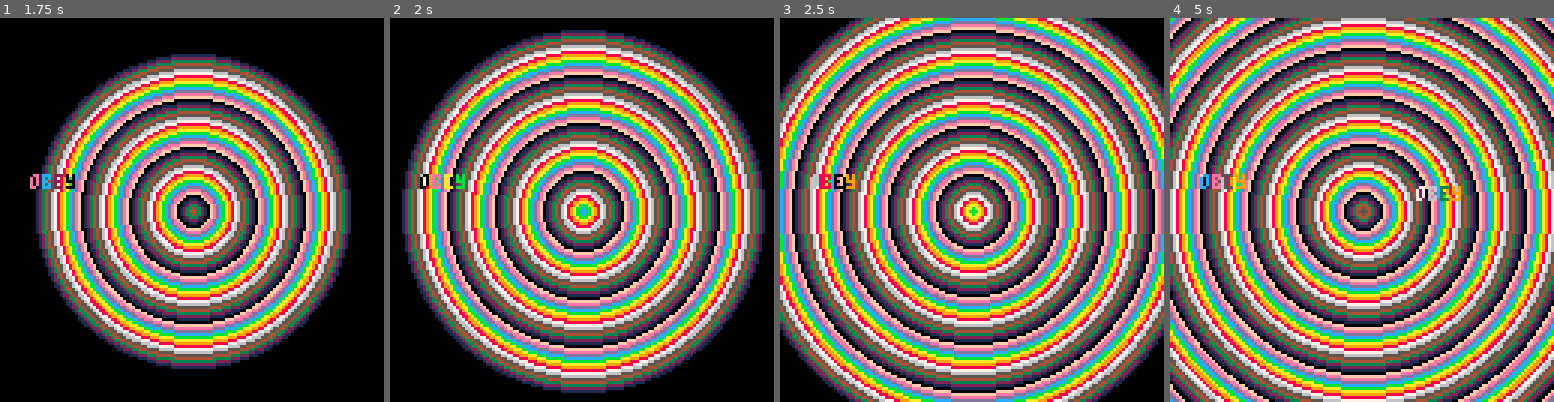
Above: before the commit, frames 1-4 (left to right).
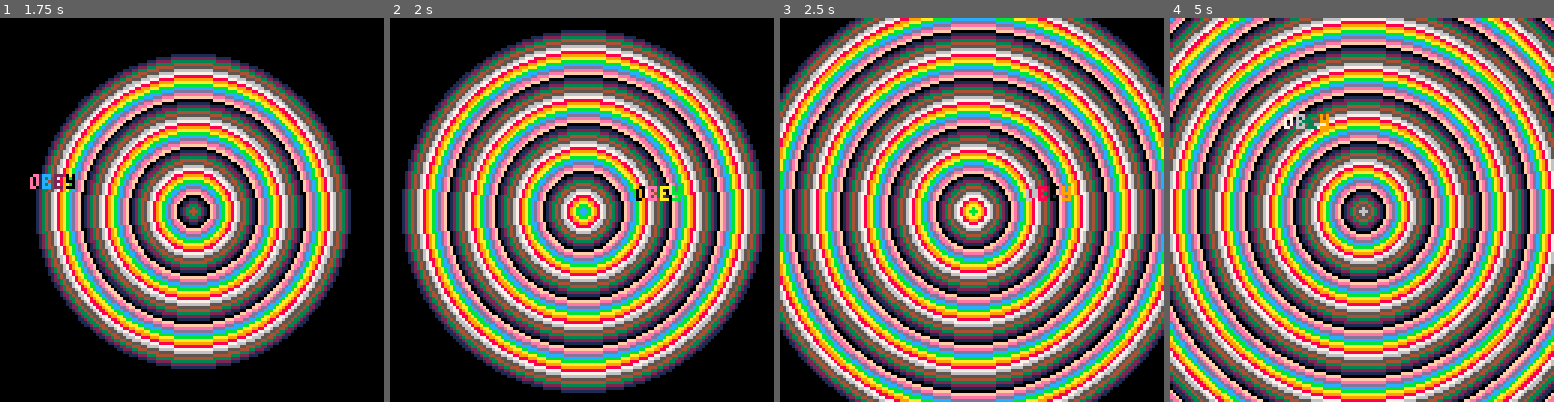
Above: after the commit, the same moments.

Repository: uvehj/pico8-practice
Game: PICO-8 cartridge files/circles.p8
Same seed, same stepped clock (60 frames per second), same inputs: the game is played once before the commit and once after it.
Inputs:
- Up to frame 1 (1.75 s): no input
- Up to frame 2 (2 s): no input
- Up to frame 3 (2.5 s): no input
- Up to frame 4 (5 s): no input

Frame 1 is identical in both runs. In frame 2, 0.5% of the frame differs, in the area x 7-76%, y 40-48%; in frame 3, 0.5%; in frame 4, 100%, in the area x 0-100%, y 0-100%.

Commit message:
Hotfix for circles.p8

Diff:
--- a/files/circles.p8
+++ b/files/circles.p8
@@ -3,6 +3,7 @@
 __lua__
 --draws colourful circles
 frame = 0
+textframe = 0
 textx = rnd(100)
 texty = rnd(100)
 function _init()
@@ -10,17 +11,23 @@
 end
 function _update()
 	frame += 1
-	-- loop at 400
-	if frame > 150 then
-		frame = 0
+	textframe +=1
+	if textframe > 60 then
+		textframe = 0
 		textx = rnd(100)
 		texty = rnd(100)
+	end
+	-- loop at 15000
+	if frame > 15000 then
+		frame = 0
 	end
 	i = frame
 	ccounter = 0
 	while i > 0 do
-		color = ccounter
-		circfill(64,64, i, color)
+		if i < 100 then
+			color = ccounter
+			circfill(64,64, i, color)
+		end
 		i -= 1
 		ccounter += 1
 	end
Not shown, changed: files/Images/circles.p8.png
